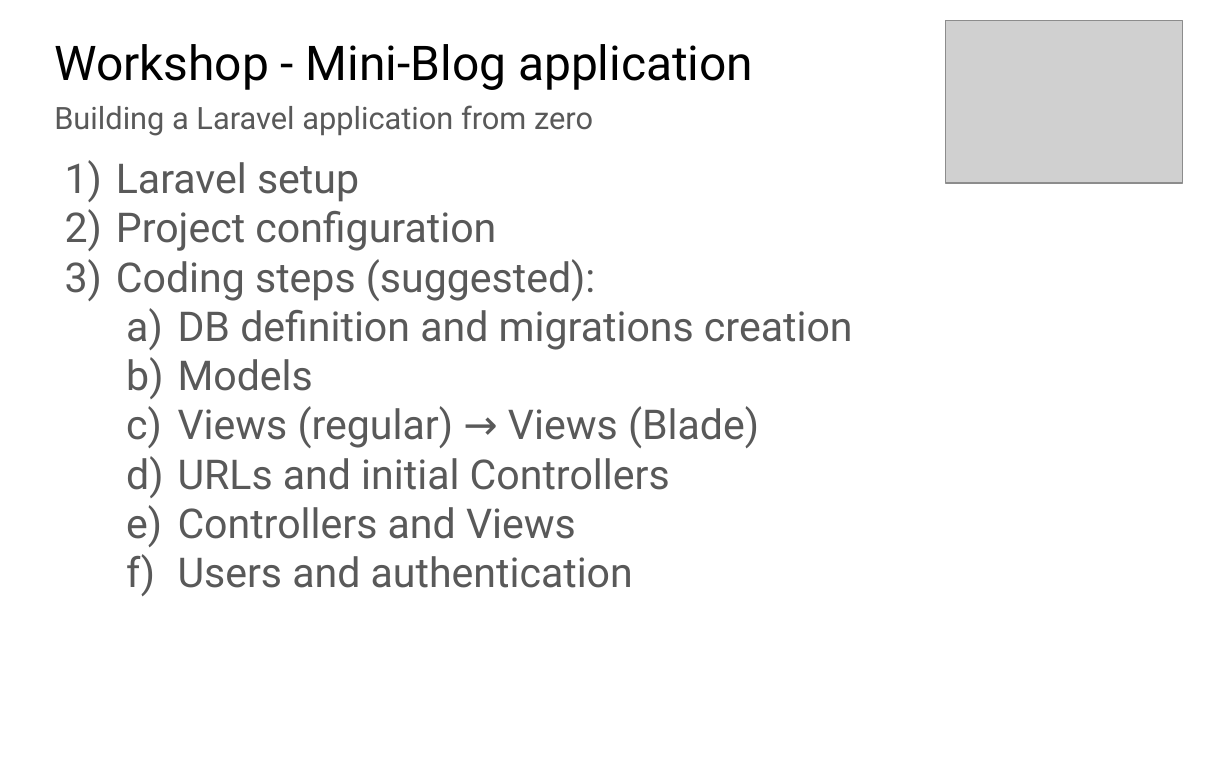
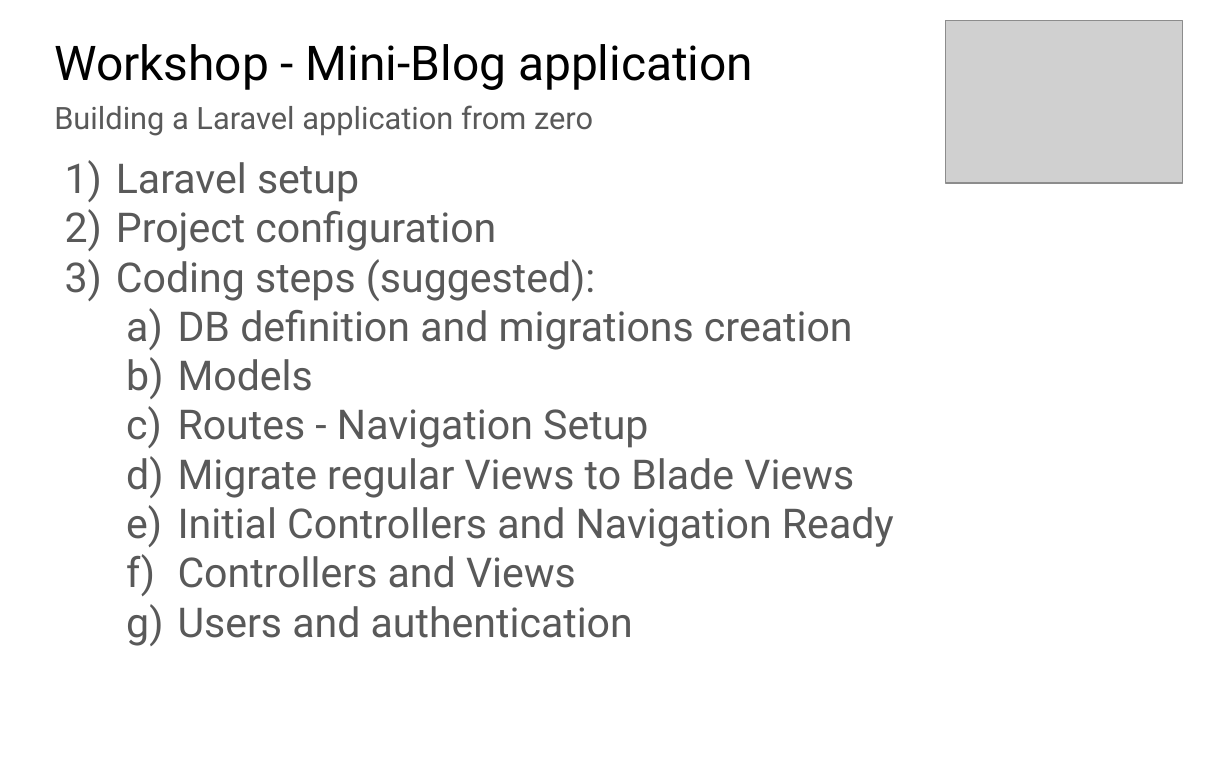
Before and after one commit to juan-morales/laravel-workshop-blog, a slide deck: slide 27 of presentation/Presentation.pptx. Drawn at 1232x770 pixels with LibreOffice and Linux fonts; fonts in the diff are those of the drawing; grey boxes stand for pictures. Boxes give left, top, right and bottom in pixels: in the first picture for what was removed or moved away, otherwise in the second. Text is boxed around its words. In the diff, an @@ line names an element or a change of style, - is before the commit and + after.

```diff
--- a/presentation/Presentation.pptx
+++ b/presentation/Presentation.pptx
@@ text at [178,409,894,547]: text changed @@
-  c) Views (regular) → Views (Blade)
-  d) URLs and initial Controllers
+  c) Routes - Navigation Setup
+  d) Migrate regular Views to Blade Views
+  e) Initial Controllers and Navigation Ready
```
Also in this commit, not shown: 7 other slides changed, 2 slides added.
